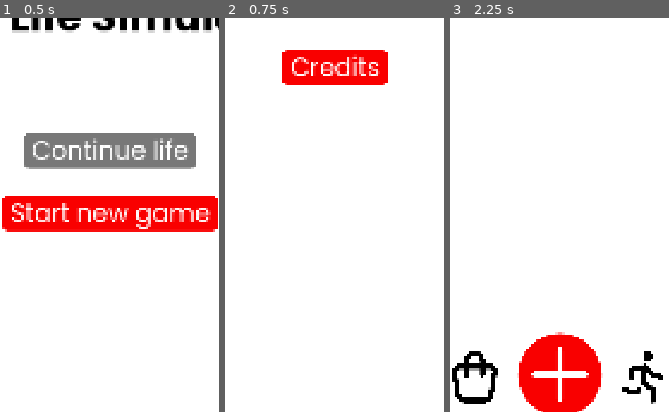
Above: before the commit, frames 1-3 (left to right).
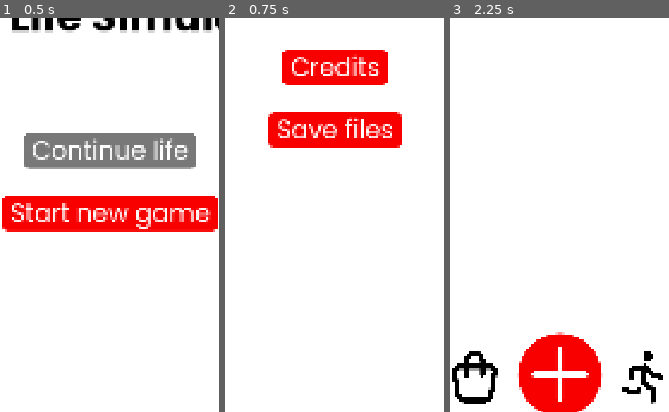
Above: after the commit, the same moments.

Repository: gaulsoodmanbls/badlifesimulator
Game: Godot game, scene res://pages/index.tscn
Same seed, same stepped clock (60 frames per second), same inputs: the game is played once before the commit and once after it.
Inputs (mouse positions are % of the whole screen's width and height, from its top left):
- Up to frame 1 (0.5 s): no input
- Up to frame 2 (0.75 s): click (95, 97) at 0.5 s
- Up to frame 3 (2.25 s): click (5, 3) at 1.25 s; click "Start new game" at 2 s
The pictures show only the part of the screen within x 25-75%, y 11-61%; the shares and areas given below are measured in that part.

Frame 1 is identical in both runs. In frame 2, 5.3% of the frame differs, in the area x 19-81%, y 23-33%; in frame 3, nothing differs.

Commit message:
they're congregating
added a menu in settings to view all of your saved lives as buttons

Diff:
--- /dev/null
+++ b/pages/life_save_files.tscn
@@ -0,0 +1,40 @@
+[gd_scene format=3 uid="uid://c4m5njyc8mrym"]
+
+[ext_resource type="PackedScene" uid="uid://pmo8e2dmbkfm" path="res://objects/background.tscn" id="1_1r7n8"]
+[ext_resource type="Script" uid="uid://jhwmawn34q8b" path="res://pages/scripts/lifeSaveFiles.gd" id="1_opkno"]
+[ext_resource type="LabelSettings" uid="uid://dl6sog5hfkb6u" path="res://styles/text/body.tres" id="3_e11vn"]
+[ext_resource type="PackedScene" uid="uid://cjnbhqp8obehv" path="res://objects/back_button.tscn" id="3_ptwqe"]
+[ext_resource type="PackedScene" uid="uid://b7bfib5vbcvk6" path="res://objects/heading.tscn" id="3_urobc"]
+
+[node name="lifeSaveFiles" type="Node2D" unique_id=1127518010]
+script = ExtResource("1_opkno")
+
+[node name="background" parent="." unique_id=888694656 instance=ExtResource("1_1r7n8")]
+
+[node name="back" parent="." unique_id=17962498 instance=ExtResource("3_ptwqe")]
+
+[node name="heading" parent="." unique_id=33655322 instance=ExtResource("3_urobc")]
+text = "Saved lives"
+
+[node name="howManySavedLives" type="Label" parent="." unique_id=448534271]
+offset_left = 40.0
+offset_top = 250.0
+offset_right = 1040.0
+offset_bottom = 310.0
+text = "You have 0 saved lives."
+label_settings = ExtResource("3_e11vn")
+horizontal_alignment = 1
+autowrap_mode = 3
+
+[node name="scrollContainer" type="ScrollContainer" parent="." unique_id=679167767]
+offset_left = -50.0
+offset_top = 400.0
+offset_right = 1130.0
+offset_bottom = 500.0
+
+[node name="control" type="Control" parent="scrollContainer" unique_id=71536353]
+layout_mode = 2
+size_flags_horizontal = 3
+size_flags_vertical = 3
+
+[connection signal="pressed" from="back" to="." method="_on_back_pressed"]
--- a/pages/scripts/ageUp.gd
+++ b/pages/scripts/ageUp.gd
@@ -10,10 +10,14 @@
 	global.health += randi_range(-8, 8)
 	global.intellect += randi_range(-8, 8)
 	global.looks += randi_range(-8, 8)
+	for i in global.familyAges.size(): #runs through every family member and ages them up
+		global.familyAges[i] += 1
+	for i in global.miscAges.size(): #runs through every miscellanious person you know and ages them up
+		global.miscAges[i] += 1
 	if randi_range(1, 2) == 1 && global.RAUE == true: #if you're getting a random event (1 in 2 chance) and random events are enabled
 		if global.age >= 2: #you must be 2 or over to get random age up events
 			print("choosing random age up event...")
-			if global.age <= 4: #if age is 4 or above
+			if global.age <= 4: #if age is 4 or below
 				global.revent.append("toddler-" + str(randi_range(0, 0))) #second number in the randi_range is the last ID for the event that exists
 			elif global.age >= 5 && global.age <= 12: #if age is between 5 and 12
 				global.revent.append("child-" + str(randi_range(0, 0)))
--- a/pages/scripts/event.gd
+++ b/pages/scripts/event.gd
@@ -5,7 +5,7 @@
 func loadList(path, splitter): #see newRandomGame.gd for more info
 	return FileAccess.get_file_as_string(path).split(splitter)
 
-func arrayCleaner(): #removes the last element of all IMPORTED arrays (from a txt file in res://data/), which SHOULD be occupied by dead space and no actual data
+func arrayCleaner(): #used for random NPC name generation - removes the last element of all IMPORTED arrays (from a txt file in res://data/), which SHOULD be occupied by dead space and no actual data
 	mFirstNames.pop_back()
 	fFirstNames.pop_back()
 	uFirstNames.pop_back()
--- /dev/null
+++ b/pages/scripts/lifeSaveFiles.gd
@@ -0,0 +1,28 @@
+extends Node2D #author(s): Ethan Scott
+#THIS IS THE SCRIPT FOR THE LIFE SAVE FILES PAGE - NOT FOR LIFE SAVING AND LOADING IN GENERAL.
+
+
+# Called when the node enters the scene tree for the first time.
+func _ready() -> void:
+	global.getSaveLifeFileName() #we don't actually need the life save file name, we just need to make sure the user://spycarsinc/bls/lives/ directory actually exists, and this function also happens to do that
+	var buttonPreload = preload("res://objects/button_default.tscn")
+	var path = "user://spycarsinc/bls/lives/"
+	var dir = DirAccess.get_files_at(path)
+	print(dir.size()) #gets the number of files in the path provided (i.e. how many life save files exist)
+	print(dir) #prints every file in the directory
+	$howManySavedLives.text = "You have " + str(DirAccess.get_files_at(path).size()) + " saved lives."
+	var positionDown = 0
+	#adds the button for each save file
+	for i in dir.size(): #runs through every file in the directory
+		var button = buttonPreload.instantiate() #makes the new button not a tscn file and an actual node
+		$scrollContainer/control.add_child(button) #acutally creates the new node as a child of scrollContainer/control
+		button.name = "life" + str(i) #renames the new node
+		button.text = dir[i].get_basename() #sets the text on the new button to the extension-less file name of the "i"th save file
+		button.size.x = 0 #sets the button to the minimum width it can be
+		button.position = Vector2(1080 / 2 - button.size.x / 2 + 50, positionDown) #sets its position to be centred horizontally (+50 because the scrollContainer and control nodes are 100 pixels wider than the 2D scene) and positionDown pixels lower on the y axis than the top of the scrollContainer
+		$scrollContainer.size.y += 50 + button.size.y #makes the scrollContainer taller so it can fit more buttons (we don't need to change the size of the control node that is a child of it
+		positionDown += 50 + button.size.y #adds 100 + size of this button to positionDown so the next button will be lower down
+
+
+func _on_back_pressed() -> void:
+	get_tree().change_scene_to_file("res://pages/settings.tscn")
--- a/pages/scripts/settings.gd
+++ b/pages/scripts/settings.gd
@@ -6,3 +6,6 @@
 
 func _on_credits_pressed() -> void:
 	get_tree().change_scene_to_file("res://pages/credits.tscn")
+
+func _on_save_files_pressed() -> void:
+	get_tree().change_scene_to_file("res://pages/life_save_files.tscn")
--- a/pages/settings.tscn
+++ b/pages/settings.tscn
@@ -23,5 +23,13 @@
 offset_bottom = 384.0
 text = "Credits"
 
+[node name="saveFiles" parent="." unique_id=262623303 instance=ExtResource("5_w6vqt")]
+offset_left = 400.0
+offset_top = 450.0
+offset_right = 681.0
+offset_bottom = 534.0
+text = "Save files"
+
 [connection signal="pressed" from="back" to="." method="_on_back_pressed"]
 [connection signal="pressed" from="credits" to="." method="_on_credits_pressed"]
+[connection signal="pressed" from="saveFiles" to="." method="_on_save_files_pressed"]
Not shown, changed: data/names/rareFirstNames.txt
Not shown, changed: data/names/rareLastNames.txt
Not shown, added: pages/scripts/lifeSaveFiles.gd.uid
Not shown, added: assets/achievements/~$achievements guide.xlsx
